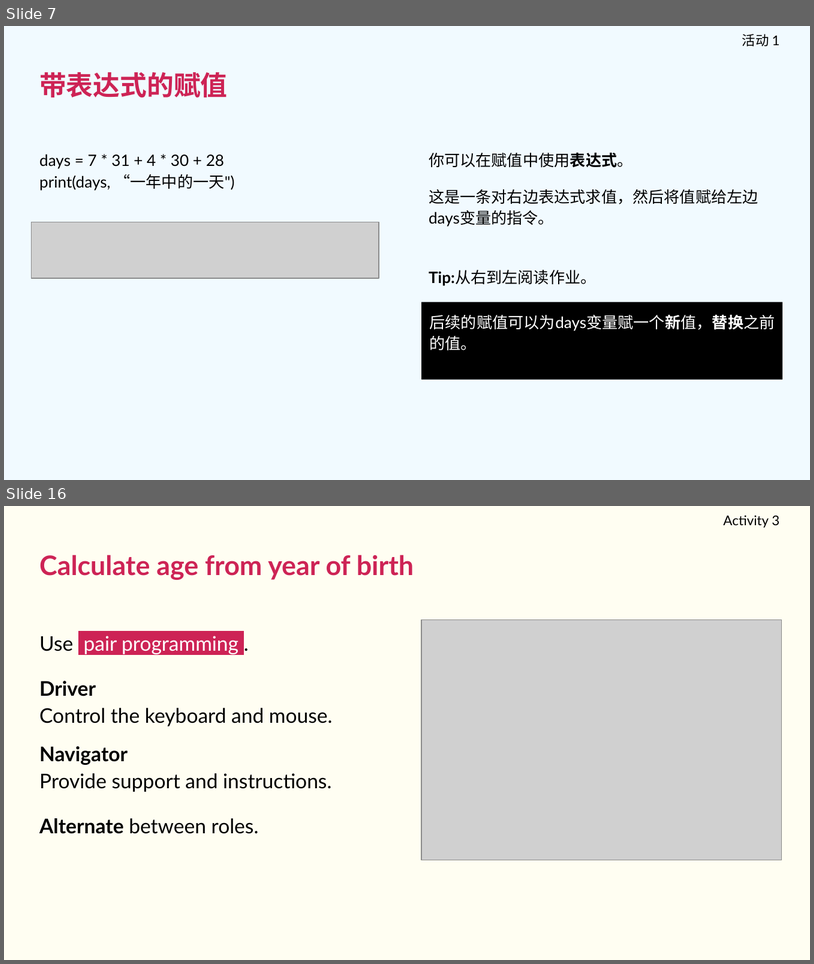
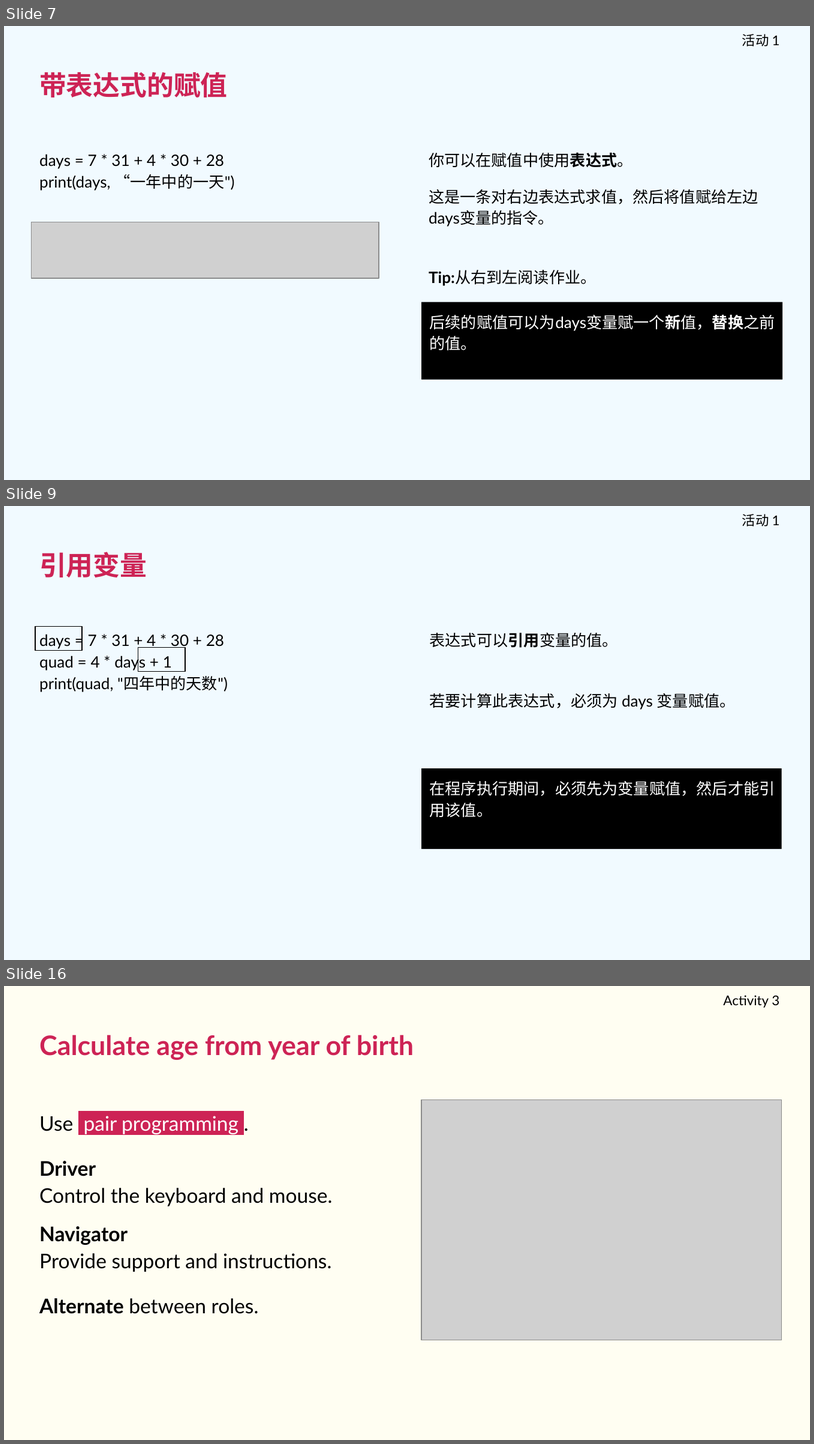
Before and after one commit to Canyu-Liu/RPI-Foundation-Computing-Curriculum-ZH-CN, a slide deck: 计算机课程/关键阶段四/八年级/U6 - Python编程入门/L2 - 处理数据/L2 - Python编程入门 - 八年级.pptx. Shown one above the other, each under a label of ours: slides 7 and 16 before the commit, slides 7, 9 and 16 after it; the slides between them are not shown. The pictures are 814x964 and 814x1444 pixels, drawn with LibreOffice and Linux fonts; fonts in the diff are those of the drawing; grey boxes stand for pictures. Boxes give left, top, right and bottom in pixels: in the first picture for what was removed or moved away, otherwise in the second. Text is boxed around its words. In the diff, an @@ line names an element or a change of style, - is before the commit and + after.

```diff
--- a/计算机课程/关键阶段四/八年级/U6 - Python编程入门/L2 - 处理数据/L2 - Python编程入门 - 八年级.pptx
+++ b/计算机课程/关键阶段四/八年级/U6 - Python编程入门/L2 - 处理数据/L2 - Python编程入门 - 八年级.pptx
@@ slide 9 added at box(4, 506, 810, 960), background #F1FAFF @@
@@ subtitle added at box(743, 514, 780, 526), 12 pt, text #000000 @@
+活动 1
@@ text added at box(39, 552, 147, 577), 24 pt, text #CD2355, bold @@
+引用变量
@@ rectangle added at box(35, 626, 82, 651), outline #000000 0.75 pt @@
@@ text added at box(39, 634, 228, 692), 14 pt, text #000000 @@
+days = 7 * 31 + 4 * 30 + 28
+quad = 4 * days + 1
+print(quad, "四年中的天数")
@@ rectangle added at box(138, 647, 185, 672), outline #000000 0.75 pt @@
@@ text added at box(430, 633, 618, 648), 14 pt, text #000000 @@
+表达式可以引用变量的值。
@@ text added at box(430, 693, 736, 709), 14 pt, text #000000 @@
+若要计算此表达式，必须为 days 变量赋值。
@@ rectangle added at box(422, 768, 782, 849), fill #000000, 14 pt, text #FFFFFF @@
+在程序执行期间，必须先为变量赋值，然后才能引用该值。
```
Also in this commit, not shown: 6 slides changed, 1 other slide added, 2 slides removed, 2 other files.
